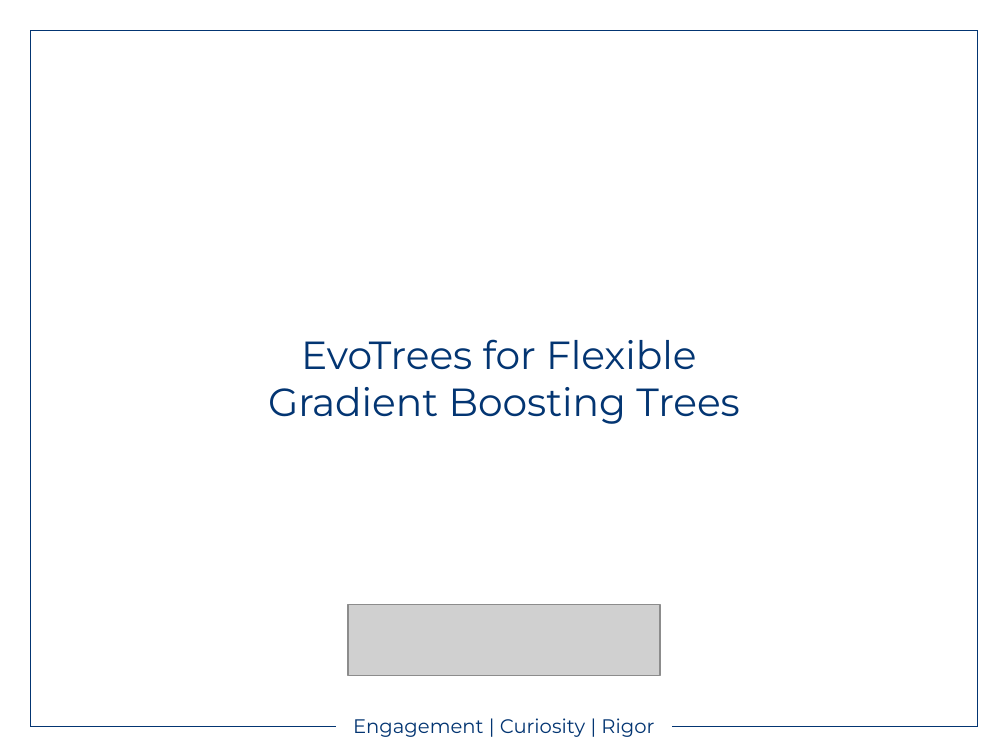
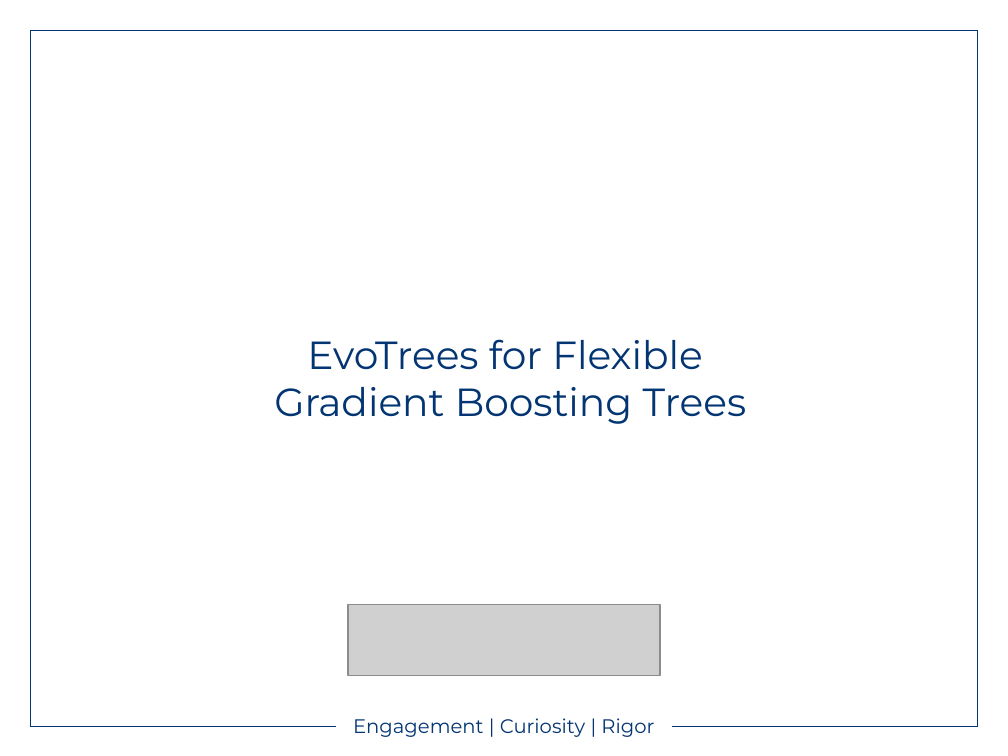
Before and after one commit to Evovest/EvoTrees.jl, a slide deck: slide 1 of blog/EvoTrees - Intro to Gradient Boosting Trees.pptx. Drawn at 1008x756 pixels with LibreOffice and Linux fonts; fonts in the diff are those of the drawing; grey boxes stand for pictures. Boxes give left, top, right and bottom in pixels: in the first picture for what was removed or moved away, otherwise in the second. Text is boxed around its words. In the diff, an @@ line names an element or a change of style, - is before the commit and + after.

```diff
--- a/blog/EvoTrees - Intro to Gradient Boosting Trees.pptx
+++ b/blog/EvoTrees - Intro to Gradient Boosting Trees.pptx
@@ text "EvoTrees for Flexible": place and size @@
-text "EvoTrees for Flexible" at box(268, 339, 740, 424)
+text "EvoTrees for Flexible" at box(274, 339, 747, 424)
```
Also in this commit, not shown: 4 other slides changed, 1 slide added, 2 slides removed.
